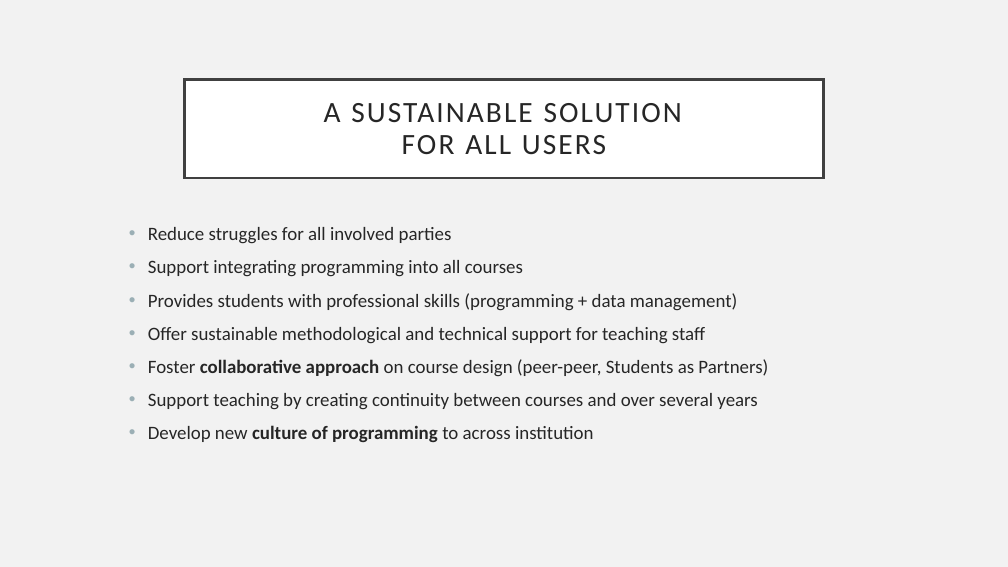
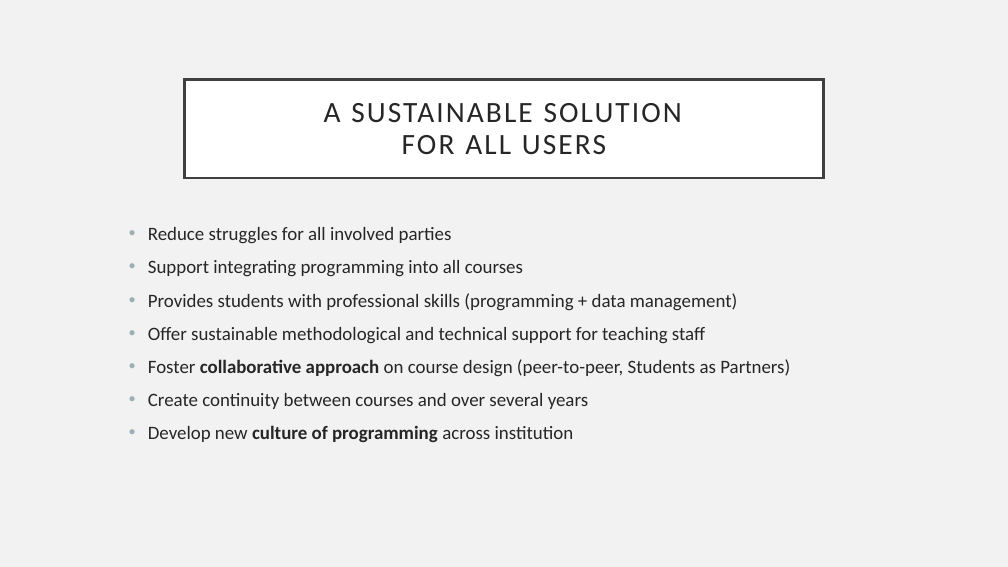
Before and after one commit to julienweihs/GEOF, a slide deck: slide 6 of Presentations/GitVSC_Edinburgh2306.pptx. Drawn at 1008x567 pixels with LibreOffice and Linux fonts; fonts in the diff are those of the drawing. Boxes give left, top, right and bottom in pixels: in the first picture for what was removed or moved away, otherwise in the second. Text is boxed around its words. In the diff, an @@ line names an element or a change of style, - is before the commit and + after.

```diff
--- a/Presentations/GitVSC_Edinburgh2306.pptx
+++ b/Presentations/GitVSC_Edinburgh2306.pptx
@@ text at [148,359,790,442]: text changed @@
-• Foster collaborative approach on course design (peer-peer, Students as Partners)
-• Support teaching by creating continuity between courses and over several years
-• Develop new culture of programming to across institution
+• Foster collaborative approach on course design (peer-to-peer, Students as Partners)
+• Create continuity between courses and over several years
+• Develop new culture of programming across institution
```
Also in this commit, not shown: 4 other slides changed, 2 other files.
